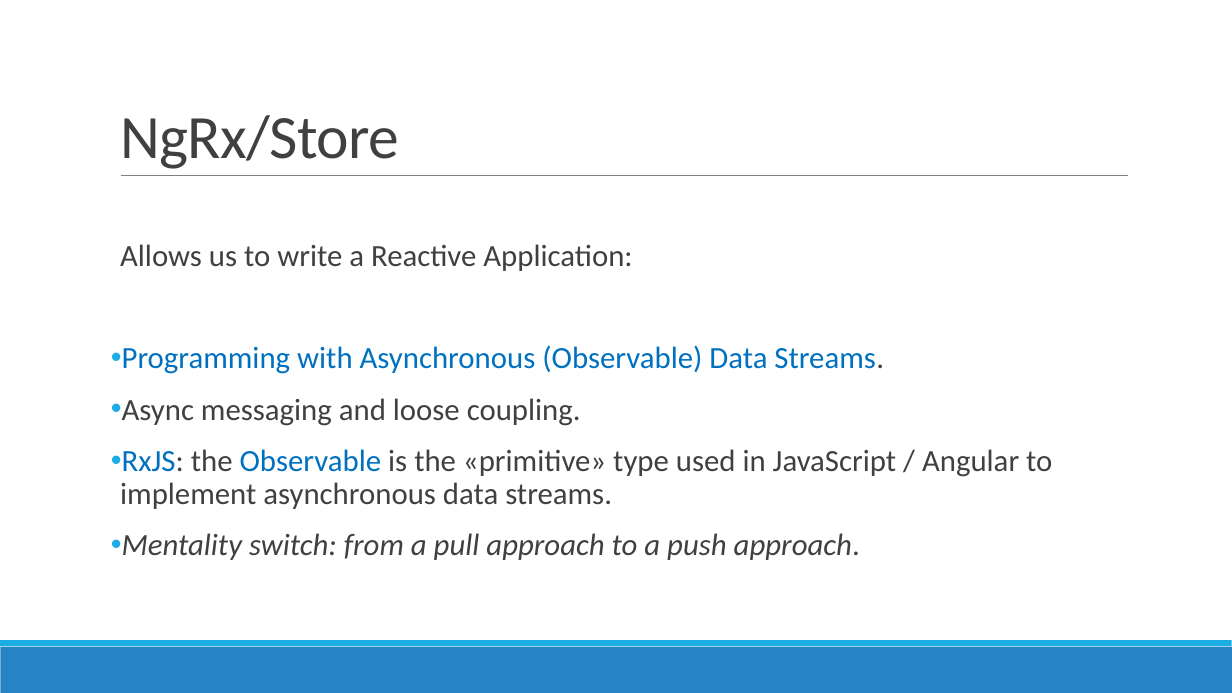
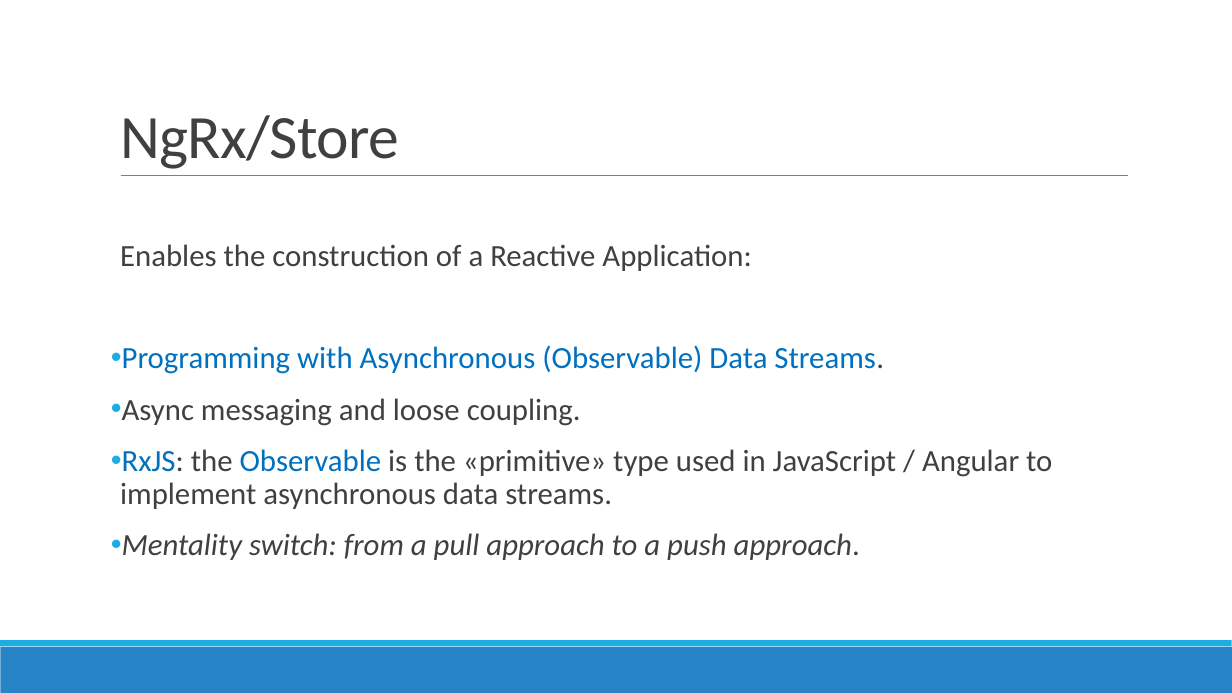
Before and after one commit to AGiorgetti/ngrx101, a slide deck: slide 8 of ReactiveProgramming_ngrx.pptx. Drawn at 1232x693 pixels with LibreOffice and Linux fonts; fonts in the diff are those of the drawing. Boxes give left, top, right and bottom in pixels: in the first picture for what was removed or moved away, otherwise in the second. Text is boxed around its words. In the diff, an @@ line names an element or a change of style, - is before the commit and + after.

```diff
--- a/ReactiveProgramming_ngrx.pptx
+++ b/ReactiveProgramming_ngrx.pptx
@@ text at (x1=120, y1=244, x2=751, y2=271): text changed @@
-  Allows us to write a Reactive Application:
+  Enables the construction of a Reactive Application:
```
Also in this commit, not shown: 5 other slides changed.
